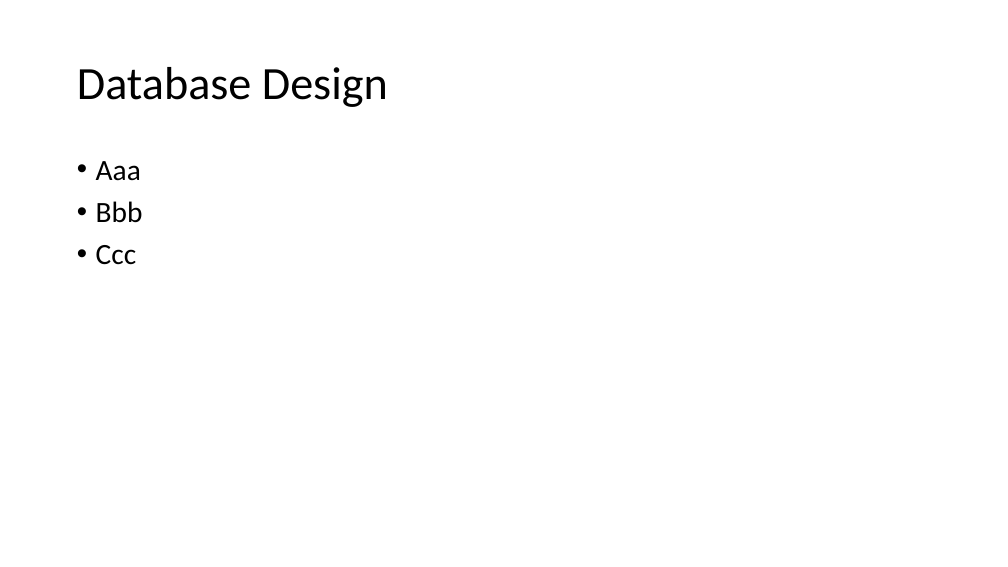
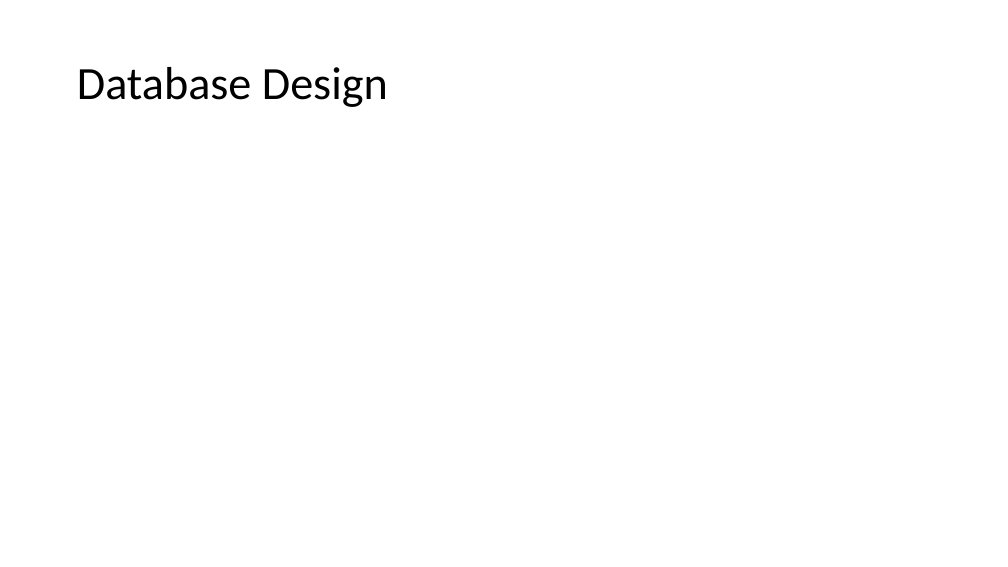
Before and after one commit to secure73/vita_presentation, a slide deck: slide 6 of vita.pptx. Drawn at 1008x567 pixels with LibreOffice and Linux fonts; fonts in the diff are those of the drawing. Boxes give left, top, right and bottom in pixels: in the first picture for what was removed or moved away, otherwise in the second. Text is boxed around its words. In the diff, an @@ line names an element or a change of style, - is before the commit and + after.

```diff
--- a/vita.pptx
+++ b/vita.pptx
@@ text removed at (96,161,143,265) @@
-• Aaa
-• Bbb
-• Ccc
```
Also in this commit, not shown: 1 other slide changed.
